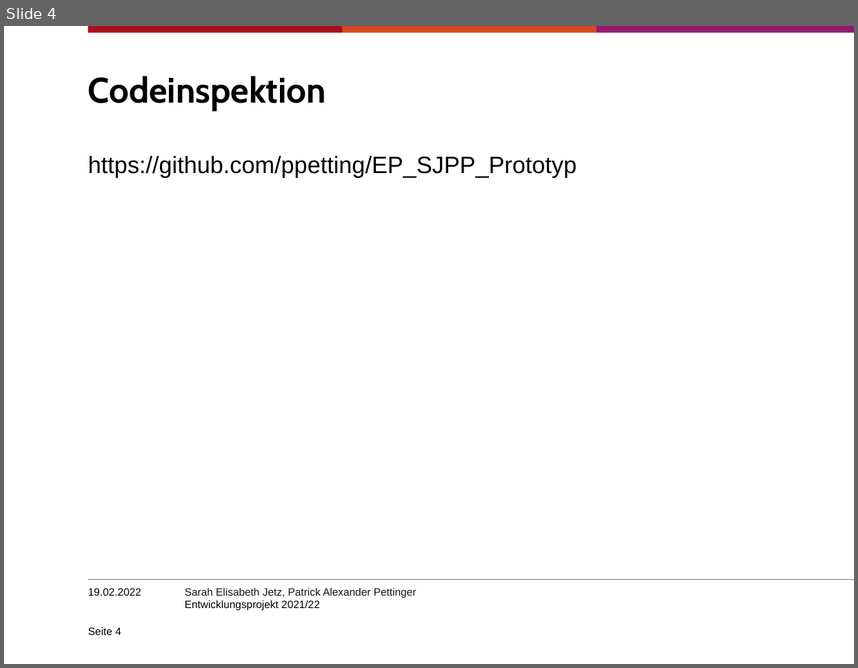
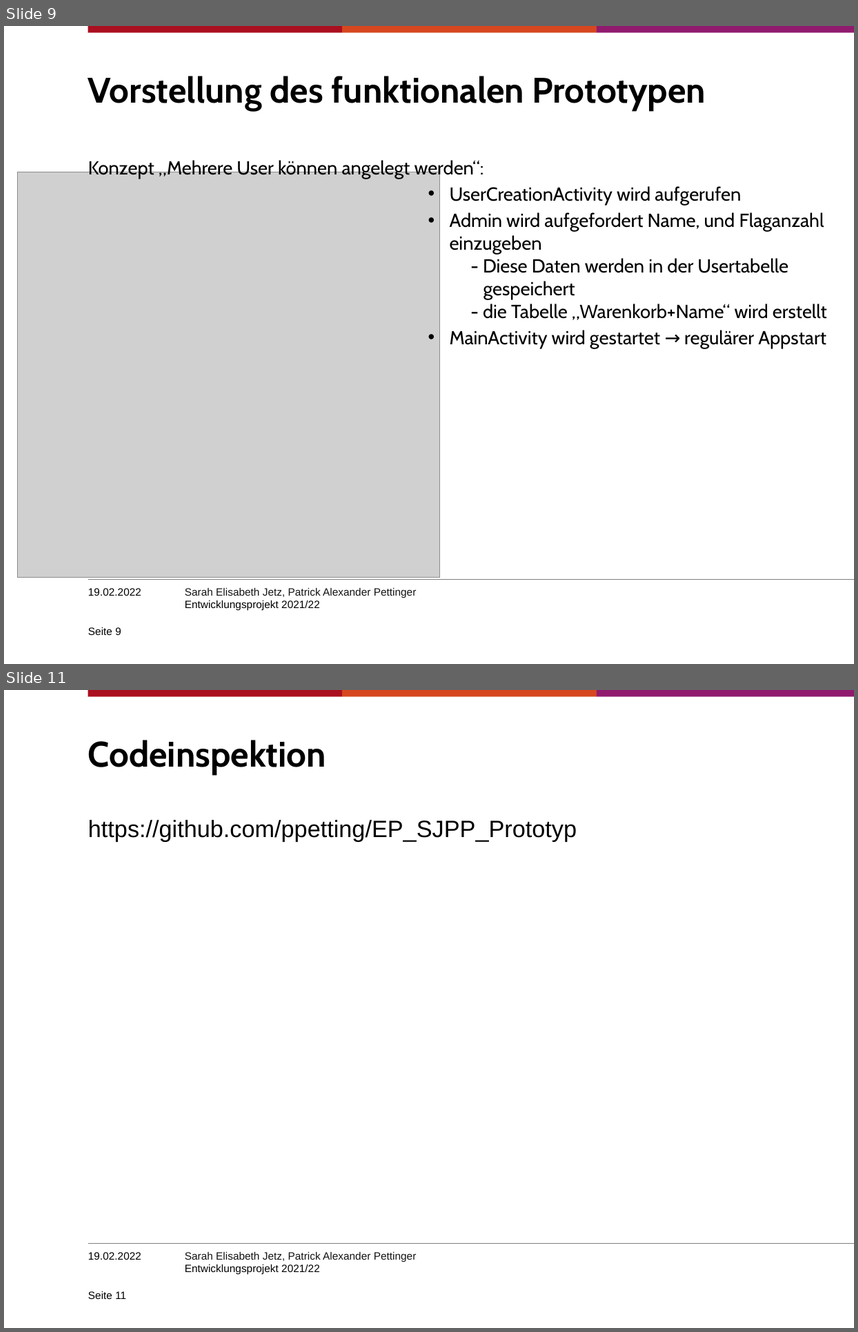
Before and after one commit to SJetz/EPWS2122JetzPettinger, a slide deck: Artefakte/Audit 4/Entwicklungsprojekt202122_PettingerJetz.pptx. Shown one above the other, each under a label of ours: slide 4 before the commit, slides 9 and 11 after it; the slides between them are not shown. The pictures are 858x668 and 858x1332 pixels, drawn with LibreOffice and Linux fonts; fonts in the diff are those of the drawing; grey boxes stand for pictures; background and template pictures are left out. Boxes give left, top, right and bottom in pixels: in the first picture for what was removed or moved away, otherwise in the second. Text is boxed around its words. In the diff, an @@ line names an element or a change of style, - is before the commit and + after.

```diff
--- a/Artefakte/Audit 4/Entwicklungsprojekt202122_PettingerJetz.pptx
+++ b/Artefakte/Audit 4/Entwicklungsprojekt202122_PettingerJetz.pptx
@@ slide 9 added at [4, 26, 854, 664], background #FFFFFF; not listed: 5 template elements that a slide beside it also shows @@
@@ title added at [88, 76, 706, 110], 30 pt, text #000000, bold @@
+Vorstellung des funktionalen Prototypen
@@ text added at [88, 158, 827, 348], 16 pt, text #000000 @@
+Konzept „Mehrere User können angelegt werden“:
+                • UserCreationActivity wird aufgerufen
+                • Admin wird aufgefordert Name, und Flaganzahl einzugeben
+                  - Diese Daten werden in der Usertabelle
+                  gespeichert
+                  - die Tabelle „Warenkorb+Name“ wird erstellt
+                • MainActivity wird gestartet → regulärer Appstart
@@ picture added at [18, 172, 440, 577] @@
@@ text added at [88, 588, 141, 595], 9 pt, text #000000 @@
+19.02.2022
@@ page number added at [88, 626, 121, 635], 9 pt, text #000000 @@
+Seite 9
@@ what was slide 4 is now slide 11 @@
@@ page number at [88, 1290, 126, 1299]: text changed @@
-Seite 4
+Seite 11
```
Also in this commit, not shown: 2 slides changed, 6 other slides added.
